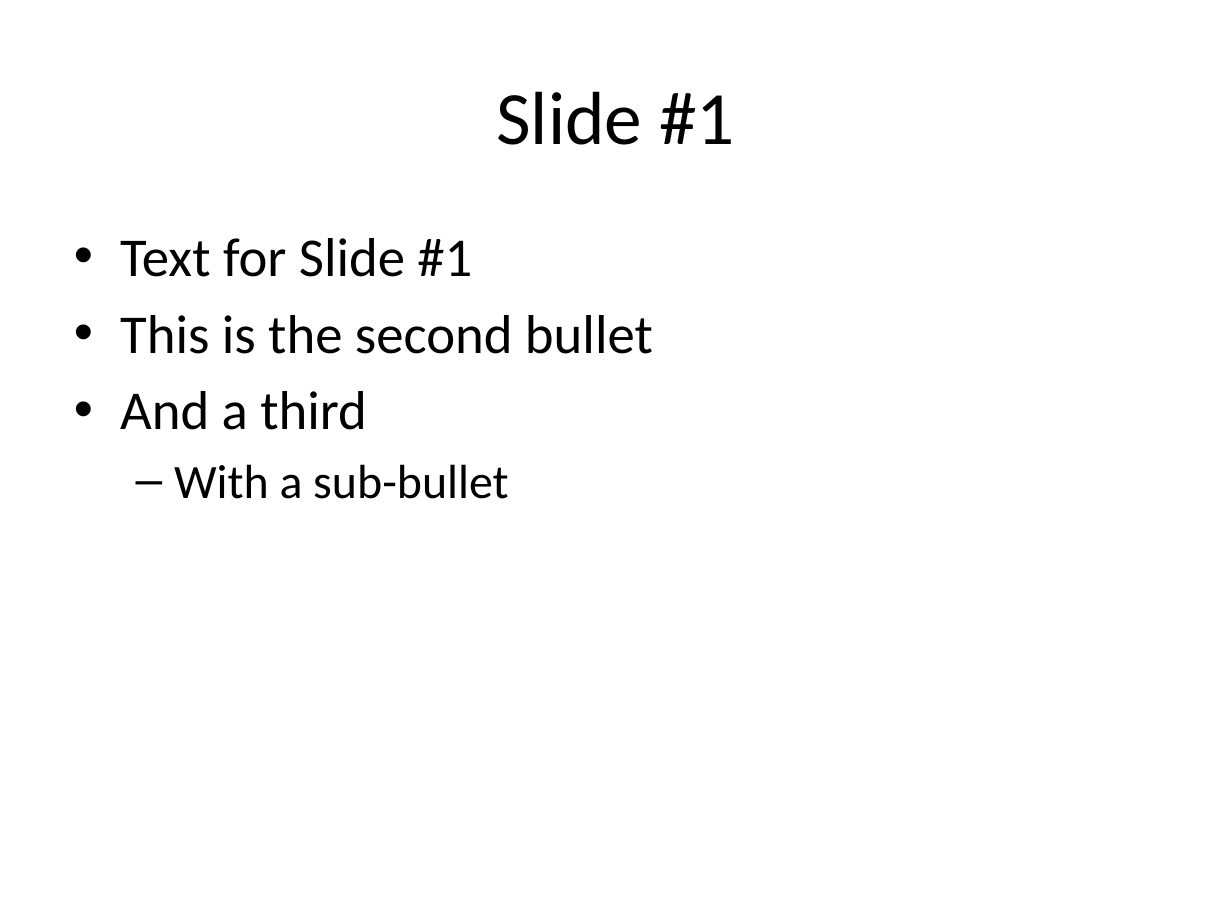
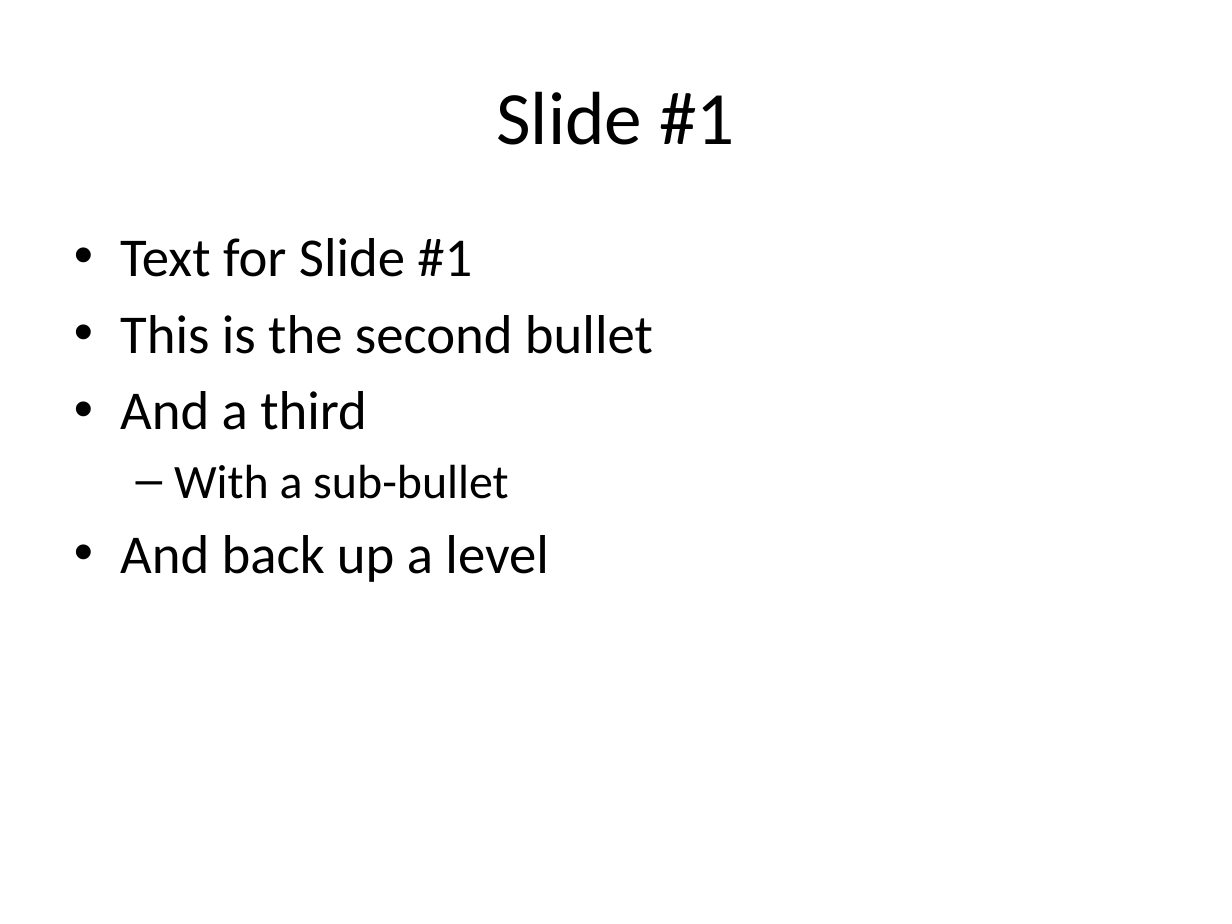
Before and after one commit to mjwhitta/pptxt, a slide deck: slide 2 of test.pptx. Drawn at 1232x924 pixels with LibreOffice and Linux fonts; fonts in the diff are those of the drawing. Boxes give left, top, right and bottom in pixels: in the first picture for what was removed or moved away, otherwise in the second. Text is boxed around its words. In the diff, an @@ line names an element or a change of style, - is before the commit and + after.

Commit message:
Can now handle sub bullets/items
Numbers have been changed back to markdown style (non-incrementing).

```diff
--- a/test.pptx
+++ b/test.pptx
@@ text at (x1=120, y1=535, x2=549, y2=582): paragraph added @@
+• And back up a level
```
Also in this commit, not shown: 2 other slides changed, 1 other file.
